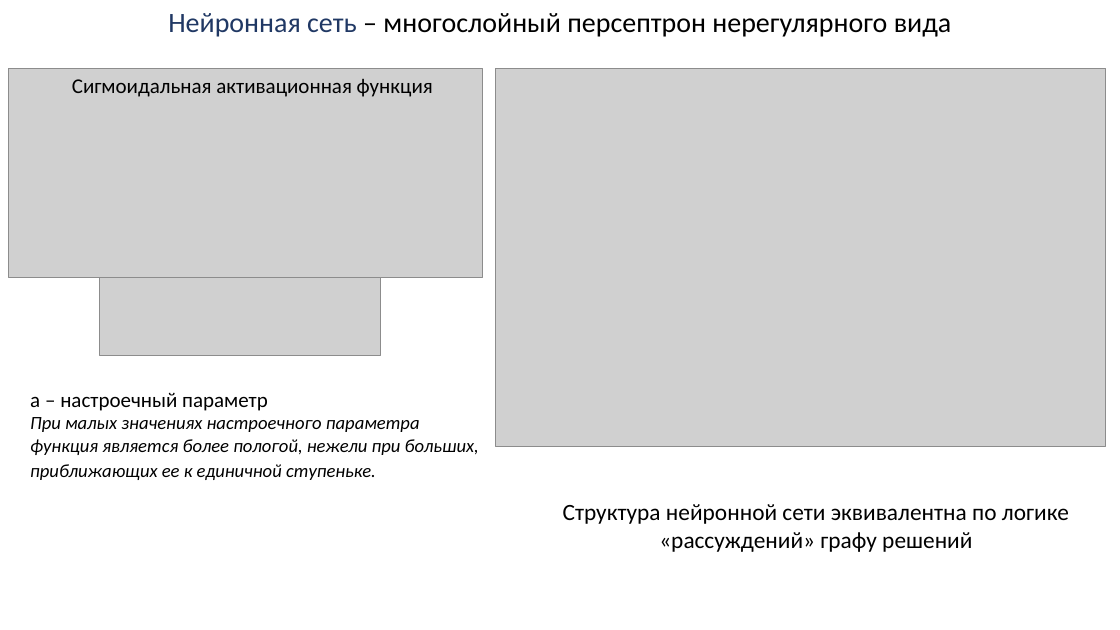
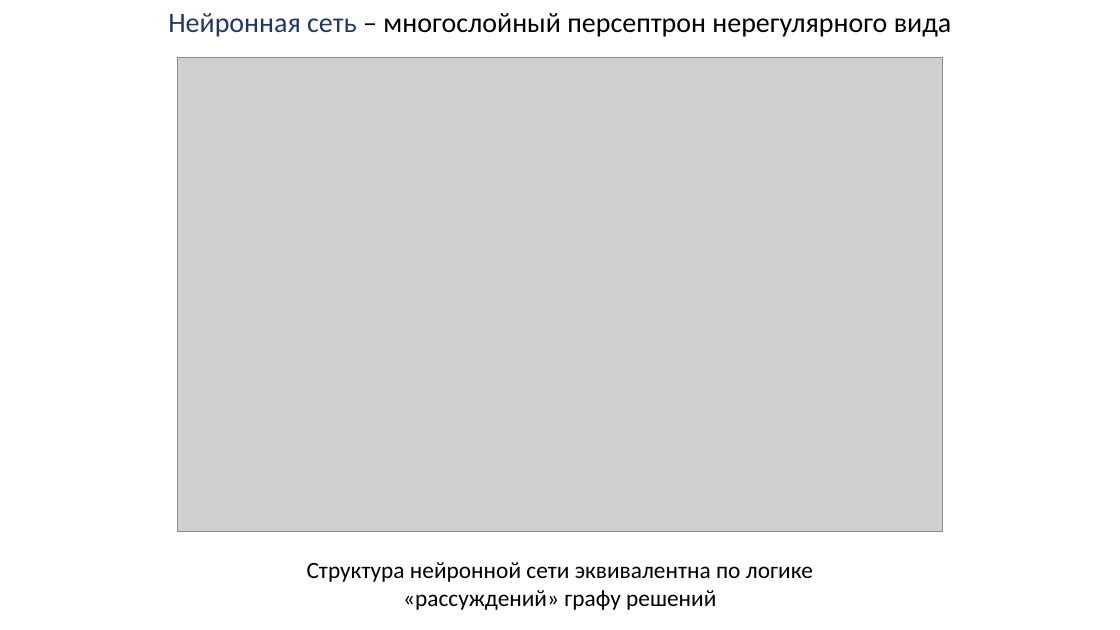
Before and after one commit to sevoster/hybrid-decision-making-system, a slide deck: slide 15 of docs/Синтетическая Презентация.pptx. Drawn at 1120x630 pixels with LibreOffice and Linux fonts; fonts in the diff are those of the drawing; grey boxes stand for pictures. Boxes give left, top, right and bottom in pixels: in the first picture for what was removed or moved away, otherwise in the second. Text is boxed around its words. In the diff, an @@ line names an element or a change of style, - is before the commit and + after.

```diff
--- a/docs/Синтетическая Презентация.pptx
+++ b/docs/Синтетическая Презентация.pptx
@@ picture resized from (x1=496, y1=68, x2=1106, y2=446) to (x1=178, y1=57, x2=943, y2=531) @@
@@ picture removed at (x1=9, y1=68, x2=483, y2=277) @@
@@ text removed at (x1=72, y1=79, x2=433, y2=97) @@
-Сигмоидальная активационная функция
@@ picture removed at (x1=99, y1=277, x2=381, y2=355) @@
@@ text removed at (x1=30, y1=392, x2=479, y2=480) @@
-a – настроечный параметр
-При малых значениях настроечного параметра функция является более пологой, нежели при больших, приближающих ее к единичной ступеньке.
@@ text "Структура нейронной сети эквивалентна по ..." moved from (x1=563, y1=504, x2=1069, y2=552) to (x1=307, y1=562, x2=813, y2=610) @@
```
Also in this commit, not shown: 1 other slide changed, 2 slides added, 3 slides removed, 14 other files.
